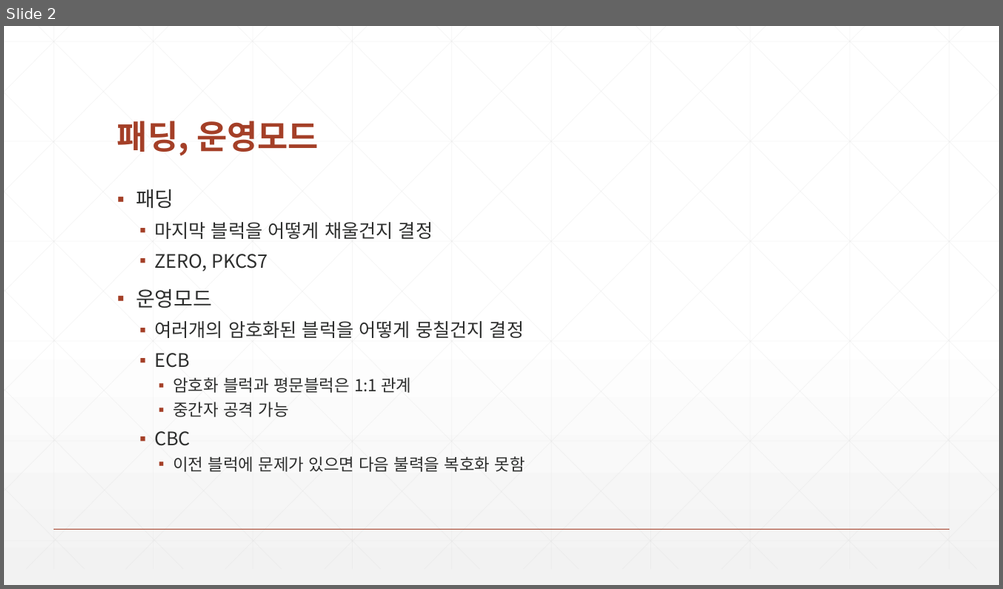
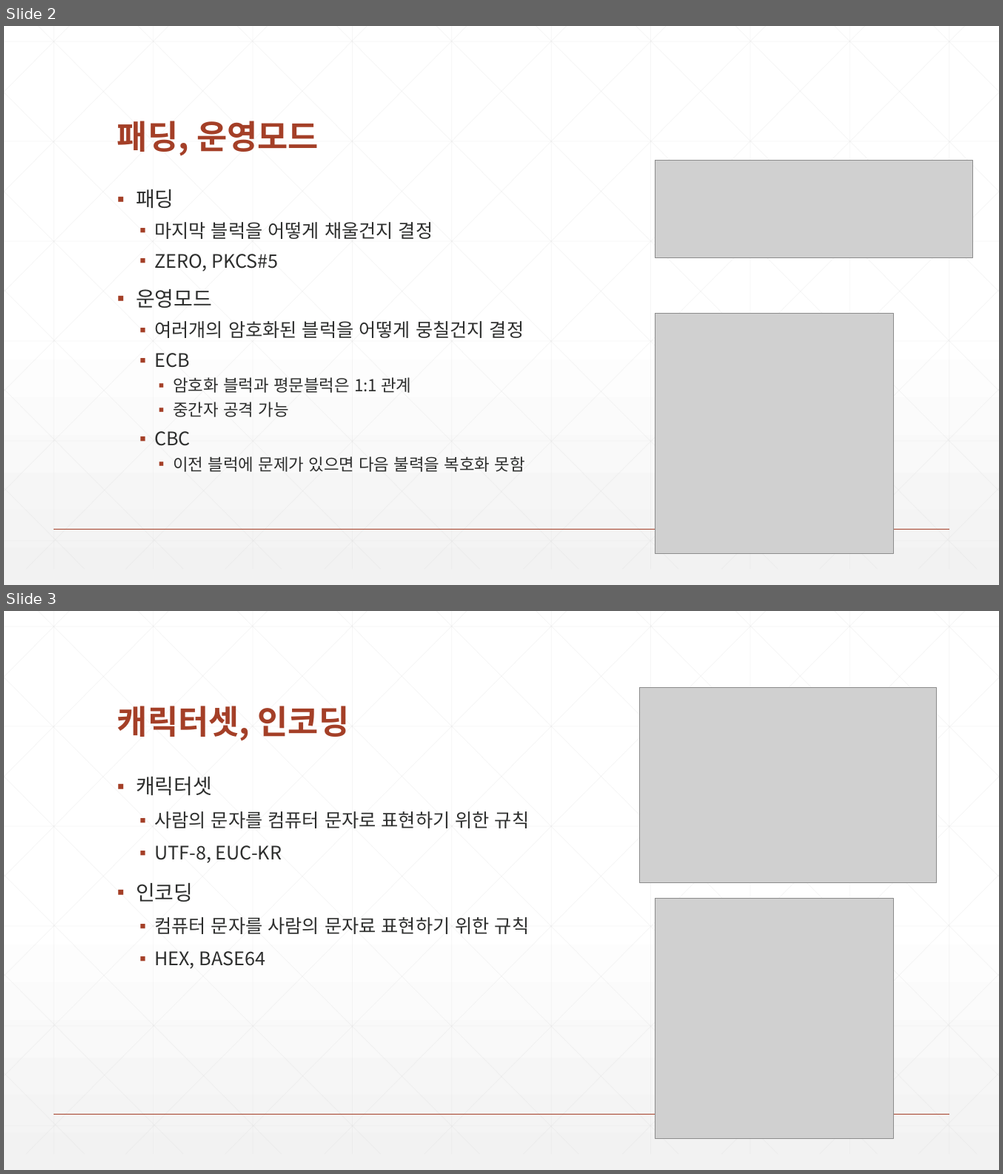
Before and after one commit to zeroshift01/code5, a slide deck: inflearn06/doc/6.(심화)한줄문장이암호화되는과정.pptx. Shown one above the other, each under a label of ours: slide 2 before the commit, slides 2 and 3 after it. The pictures are 1003x589 and 1003x1174 pixels, drawn with LibreOffice and Linux fonts; fonts in the diff are those of the drawing; grey boxes stand for pictures. Boxes give left, top, right and bottom in pixels: in the first picture for what was removed or moved away, otherwise in the second. Text is boxed around its words. In the diff, an @@ line names an element or a change of style, - is before the commit and + after.

```diff
--- a/inflearn06/doc/6.(심화)한줄문장이암호화되는과정.pptx
+++ b/inflearn06/doc/6.(심화)한줄문장이암호화되는과정.pptx
@@ slide 3 added at (4,611,999,1170), background gradient #FFFFFF to #F2F2F2; not listed: 47 template elements that a slide beside it also shows @@
@@ picture added at (640,688,936,883) @@
@@ title added at (117,706,350,741), 32 pt, text #A43F27, bold @@
+캐릭터셋, 인코딩
@@ text added at (136,777,529,969), 18 pt, text #2D2E2D @@
+▪ 캐릭터셋
+  ▪ 사람의 문자를 컴퓨터 문자로 표현하기 위한 규칙
+  ▪ UTF-8, EUC-KR
+▪ 인코딩
+  ▪ 컴퓨터 문자를 사람의 문자료 표현하기 위한 규칙
+  ▪ HEX, BASE64
@@ picture added at (655,898,893,1139) @@
@@ slide 2 changed as well @@
@@ picture added at (655,160,973,258) @@
@@ text at (154,254,279,272): text changed @@
-  ▪ ZERO, PKCS7
+  ▪ ZERO, PKCS#5
@@ picture added at (655,313,893,554) @@
```
Also in this commit, not shown: 2 other slides changed, 46 other files.
